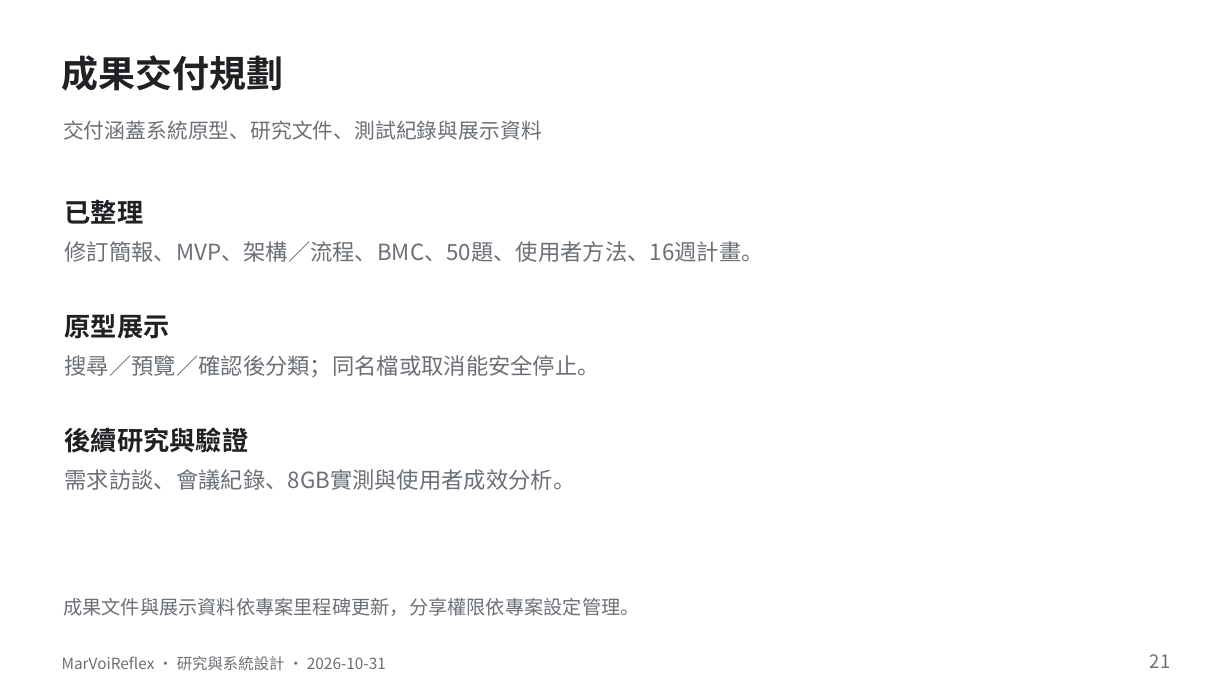
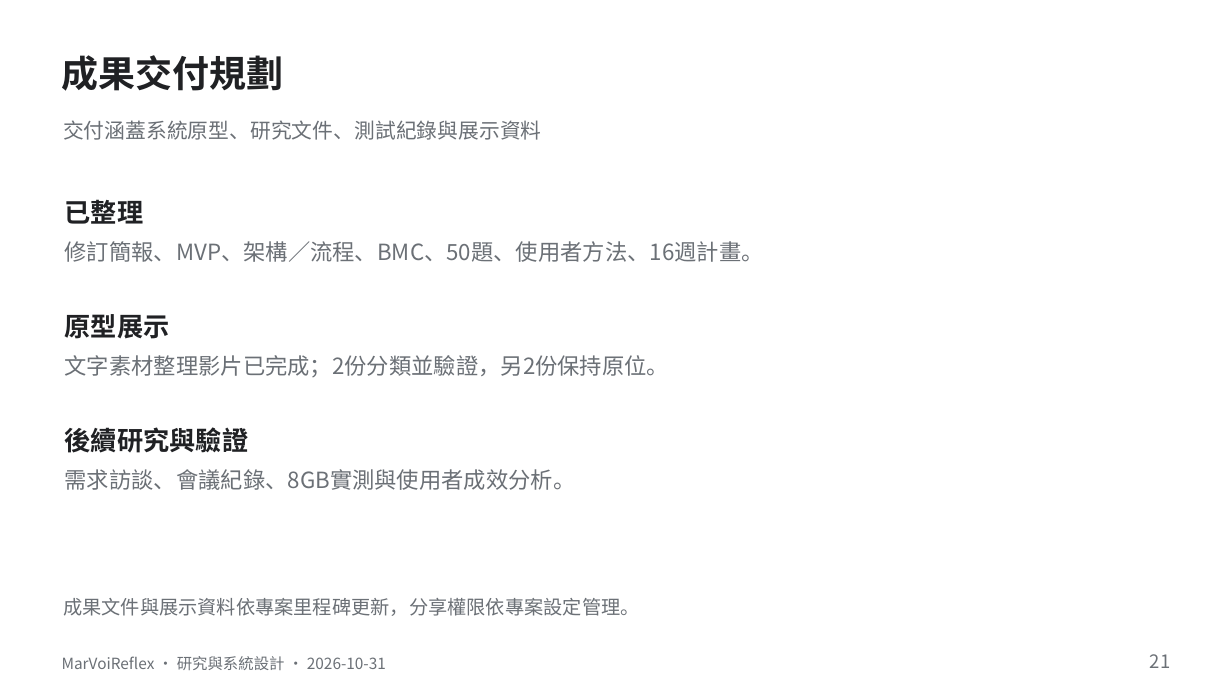
Before and after one commit to yo20ywork-max/MarVoiReflex, a slide deck: slide 21 of docs/presentation/MarVoiReflex-Revision-20261031.pptx. Drawn at 1232x693 pixels with LibreOffice and Linux fonts; fonts in the diff are those of the drawing. Boxes give left, top, right and bottom in pixels: in the first picture for what was removed or moved away, otherwise in the second. Text is boxed around its words. In the diff, an @@ line names an element or a change of style, - is before the commit and + after.

```diff
--- a/docs/presentation/MarVoiReflex-Revision-20261031.pptx
+++ b/docs/presentation/MarVoiReflex-Revision-20261031.pptx
@@ text at bbox=[65, 355, 670, 377]: text changed @@
-搜尋／預覽／確認後分類；同名檔或取消能安全停止。
+文字素材整理影片已完成；2份分類並驗證，另2份保持原位。
```
Also in this commit, not shown: 5 other slides changed, 9 other files.
